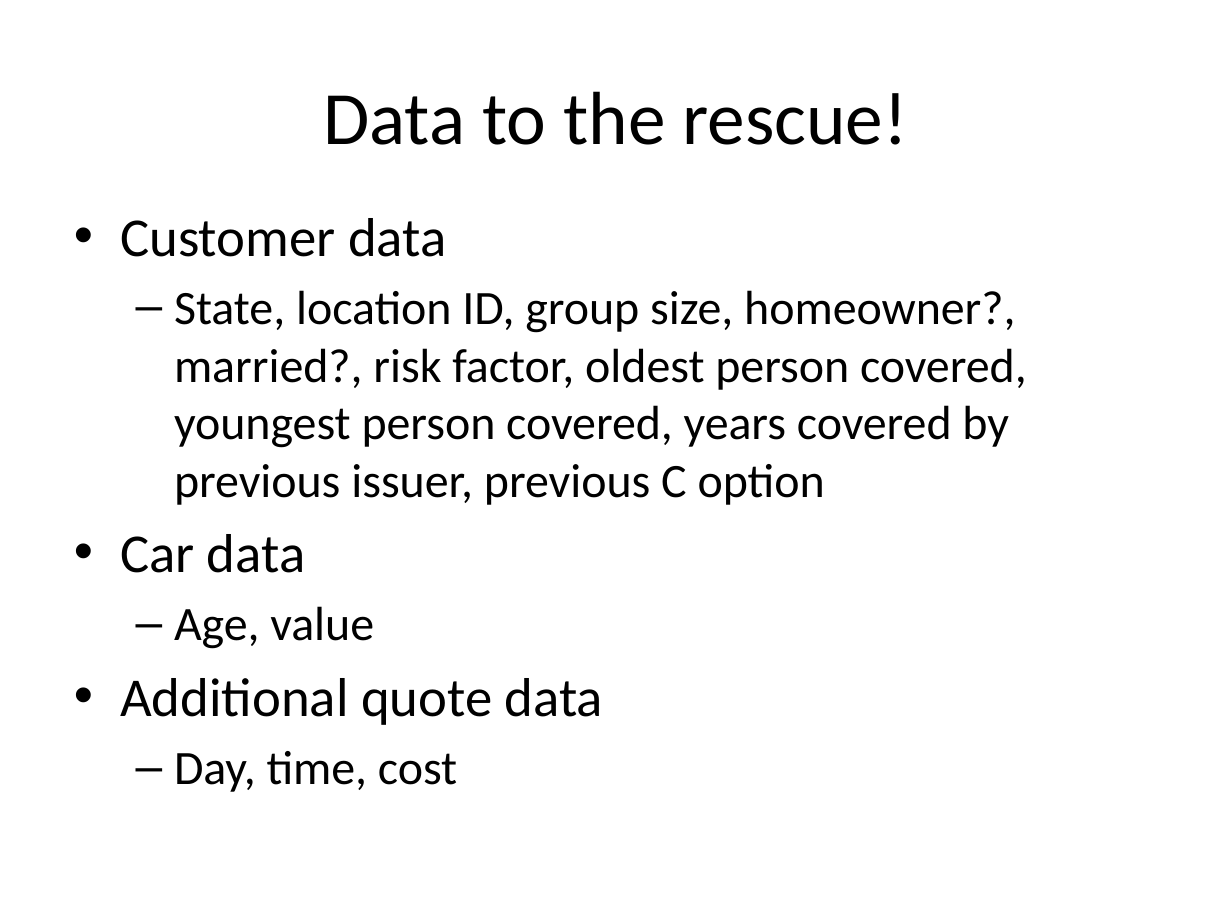
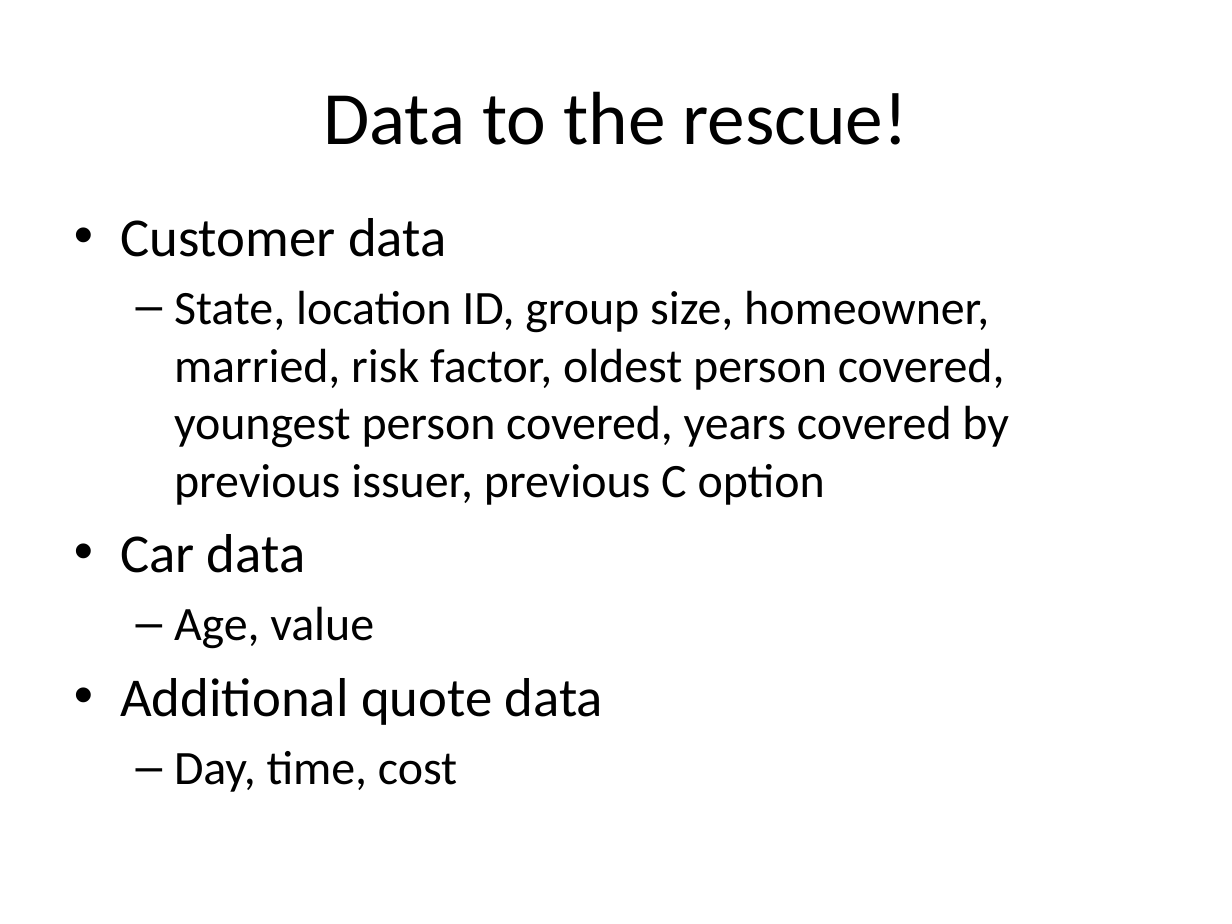
Before and after one commit to justmarkham/kaggle-allstate, a slide deck: slide 10 of allstate-presentation.pptx. Drawn at 1232x924 pixels with LibreOffice and Linux fonts; fonts in the diff are those of the drawing. Boxes give left, top, right and bottom in pixels: in the first picture for what was removed or moved away, otherwise in the second. Text is boxed around its words. In the diff, an @@ line names an element or a change of style, - is before the commit and + after.

```diff
--- a/allstate-presentation.pptx
+++ b/allstate-presentation.pptx
@@ text at <box>174,290,1009,505</box>: text changed @@
-  – State, location ID, group size, homeowner?, married?, risk factor, oldest person covered, youngest person covered, years covered by previous issuer, previous C option
+  – State, location ID, group size, homeowner, married, risk factor, oldest person covered, youngest person covered, years covered by previous issuer, previous C option
```
Also in this commit, not shown: 4 other slides changed, 1 other file.
